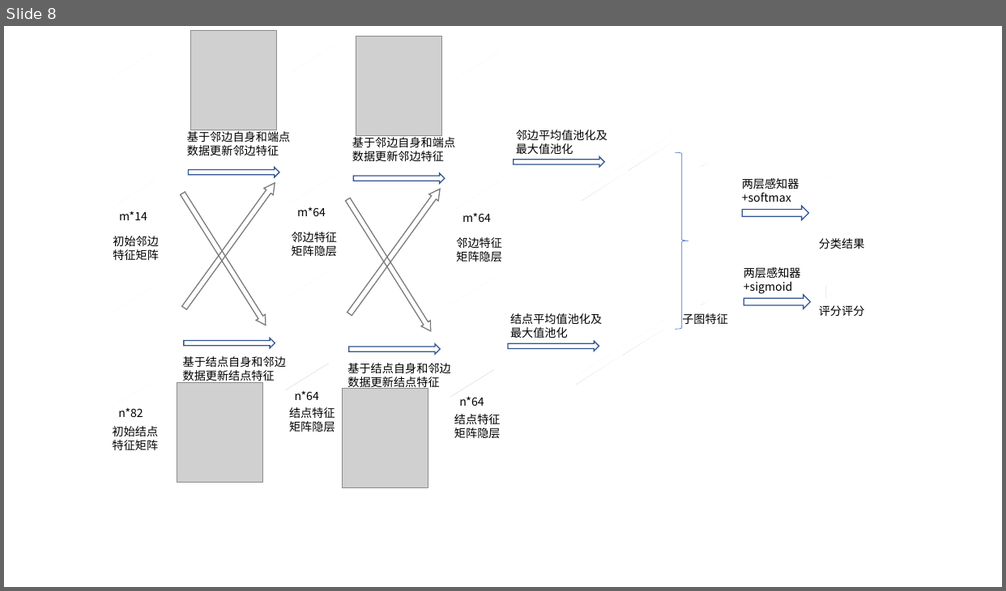
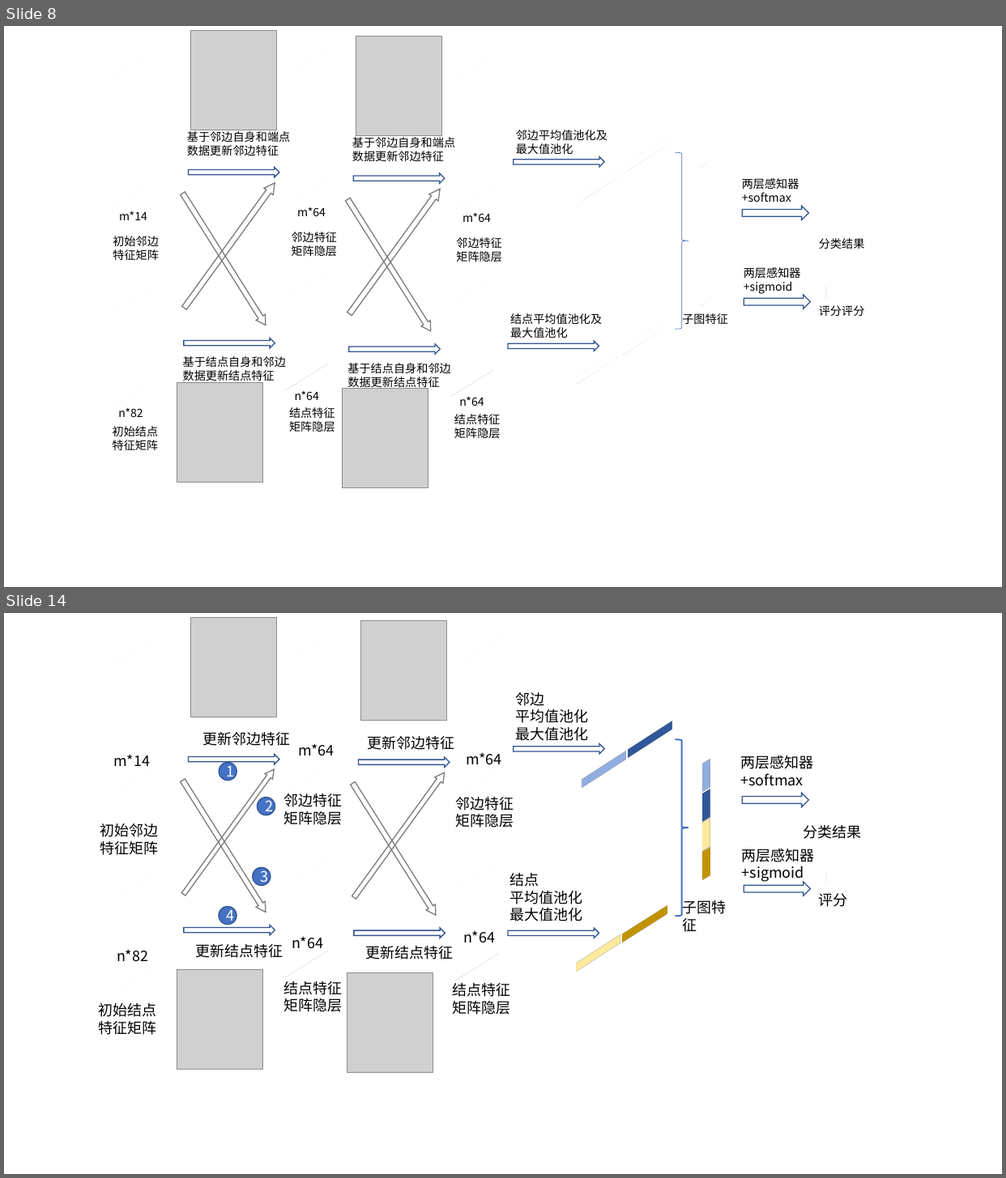
Before and after one commit to hakaorson/file, a slide deck: MineThesis new struct/other/流程图.pptx. Shown one above the other, each under a label of ours: slide 8 before the commit, slides 8 and 14 after it; the slides between them are not shown. The pictures are 1006x591 and 1006x1178 pixels, drawn with LibreOffice and Linux fonts; fonts in the diff are those of the drawing; grey boxes stand for pictures. Boxes give left, top, right and bottom in pixels: in the first picture for what was removed or moved away, otherwise in the second. Text is boxed around its words. In the diff, an @@ line names an element or a change of style, - is before the commit and + after.

```diff
--- a/MineThesis new struct/other/流程图.pptx
+++ b/MineThesis new struct/other/流程图.pptx
@@ slide 14 added at [4,613,1002,1174], background #FFFFFF @@
@@ text added at [516,692,589,741], 14 pt, text #000000 @@
+邻边
+平均值池化
+最大值池化
@@ right arrow added at [513,744,604,755], outline #325491 1 pt @@
@@ rectangle added at [600,735,701,744], fill #2F5597, outline #000000 1 pt @@
@@ right brace added at [675,739,689,916], outline #4472C4 1.5 pt @@
@@ text added at [740,756,813,786], 14 pt, text #000000 @@
+两层感知器+softmax
@@ group added at [177,618,361,1070]: 6 texts, 4 right arrows, 2 pictures, 2 rectangles @@
+结点特征矩阵隐层
+n*64
+更新结点特征
+更新邻边特征
+邻边特征矩阵隐层
+m*64
@@ ellipse added at [219,763,236,781], fill #4472C4, outline #325491 1 pt, 14 pt, text #FFFFFF @@
+1
@@ group added at [347,620,531,1072]: 6 texts, 4 right arrows, 2 pictures, 2 rectangles @@
+结点特征矩阵隐层
+n*64
+更新结点特征
+更新邻边特征
+邻边特征矩阵隐层
+m*64
@@ rectangle added at [553,765,654,774], fill #8FAADC, outline #000000 1 pt @@
@@ rectangle added at [698,761,714,790], fill #8FAADC, outline #000000 1 pt @@
@@ rectangle added at [820,763,837,815], outline #000000 1 pt @@
@@ ellipse added at [257,797,275,815], fill #4472C4, outline #325491 1 pt, 14 pt, text #FFFFFF @@
+2
@@ rectangle added at [698,790,714,820], fill #2F5597, outline #000000 1 pt @@
@@ right arrow added at [742,793,809,807], outline #325491 1 pt @@
@@ rectangle added at [698,820,714,850], fill #FFE699, outline #000000 1 pt @@
@@ text added at [803,825,862,839], 14 pt, text #000000 @@
+分类结果
@@ rectangle added at [698,849,714,878], fill #BF9000, outline #000000 1 pt @@
@@ text added at [742,849,815,883], 14 pt, text #000000 @@
+两层感知器+sigmoid
@@ ellipse added at [253,867,270,885], fill #4472C4, outline #325491 1 pt, 14 pt, text #FFFFFF @@
+3
@@ text added at [509,873,582,922], 14 pt, text #000000 @@
+结点
+平均值池化
+最大值池化
@@ rectangle added at [820,871,837,883], outline #000000 1 pt @@
@@ text added at [682,898,726,932], 14 pt, text #000000 @@
+子图特征
@@ right arrow added at [744,882,810,896], outline #325491 1 pt @@
@@ text added at [819,893,848,907], 14 pt, text #000000 @@
+评分
@@ ellipse added at [219,906,236,924], fill #4472C4, outline #325491 1 pt, 14 pt, text #FFFFFF @@
+4
@@ right arrow added at [508,928,599,939], outline #325491 1 pt @@
@@ rectangle added at [594,919,696,928], fill #BF9000, outline #000000 1 pt @@
@@ group added at [85,648,183,1035]: 4 texts, 2 rectangles @@
+初始邻边特征矩阵
+m*14
+初始结点特征矩阵
+n*82
@@ rectangle added at [548,949,650,958], fill #FFE699, outline #000000 1 pt @@
```
Also in this commit, not shown: 2 slides changed, 2 other slides added, 17 other files.
